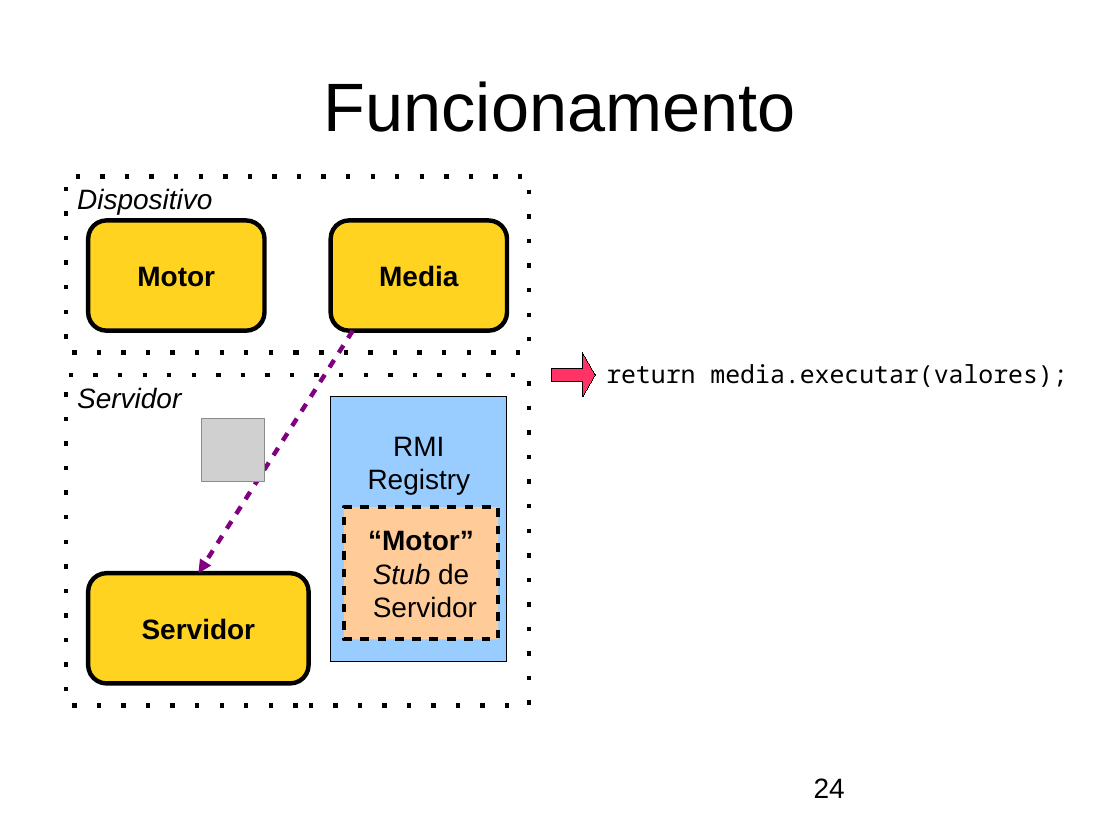
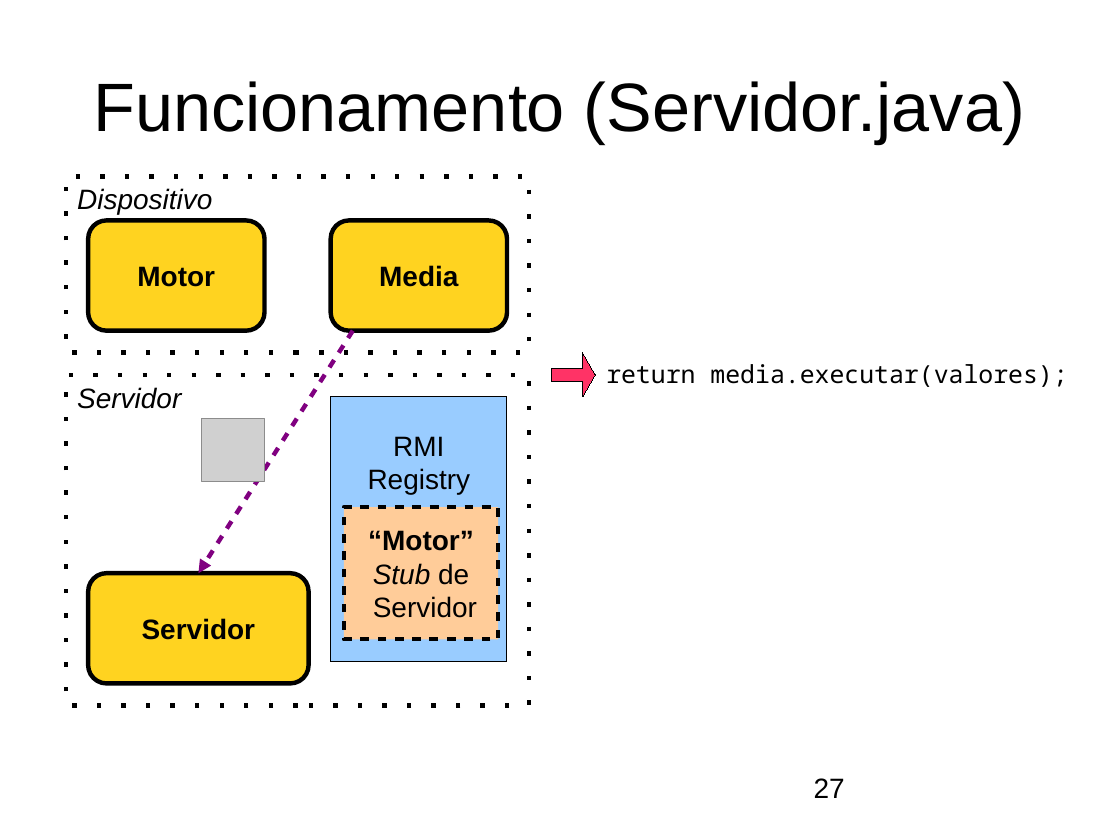
Before and after one commit to andrenho/andrenho, a slide deck: slide 27 of academia/trabalhos/execucao_remota.odp (slide 24 before the commit). Drawn at 1120x840 pixels with LibreOffice and Linux fonts; fonts in the diff are those of the drawing; grey boxes stand for pictures; background and template pictures are left out. Boxes give left, top, right and bottom in pixels: in the first picture for what was removed or moved away, otherwise in the second. Text is boxed around its words. In the diff, an @@ line names an element or a change of style, - is before the commit and + after.

```diff
--- a/academia/trabalhos/execucao_remota.odp
+++ b/academia/trabalhos/execucao_remota.odp
@@ title at <box>94,81,1025,143</box>: text changed @@
-Funcionamento
+Funcionamento (Servidor.java)
@@ page number at <box>814,778,845,798</box>: text changed @@
-24
+27
```
Also in this commit, not shown: 15 other slides changed, 3 slides added, 11 other files.
